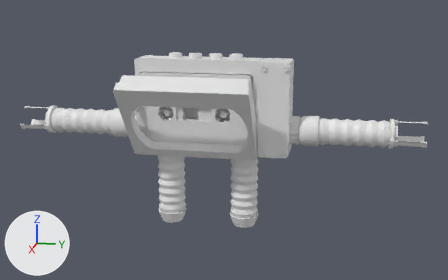
A saved change to the Blender file .blend/casette1.blend.
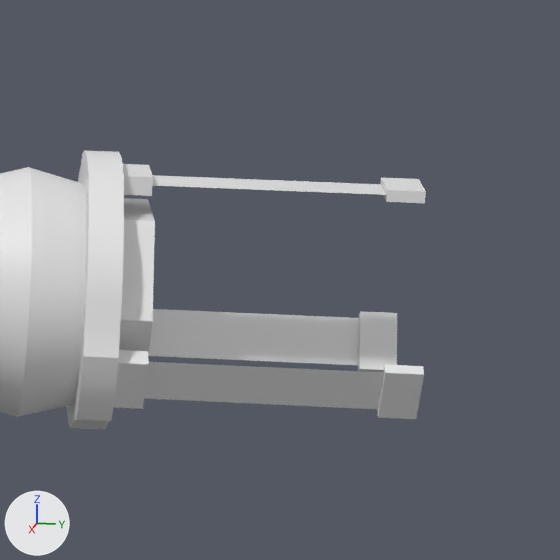
The first picture shows the older version from a camera (50 mm lens) standing at (23.74, 5.93, 4.77) and looking at (0.41, 1.27, -1.06). The close-ups show both versions on the part from 85% to 99% of the width and 36% to 58% of the height of that picture; other places that the commit changed are outside them. Lighting does not change. The marker at lower left points along +X, +Y and +Z.
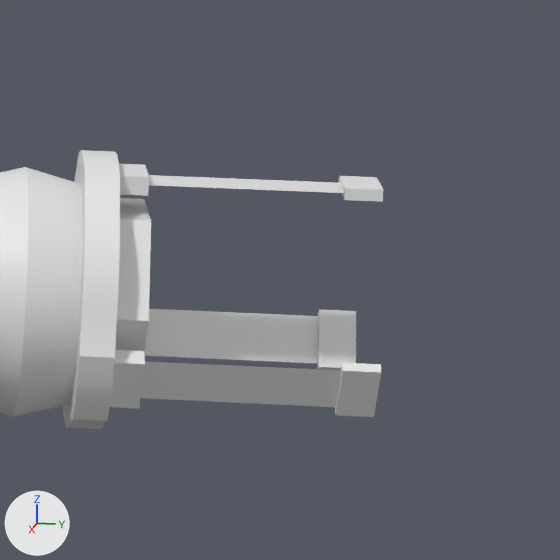
Pixel boxes [x1, y1, x2, y2] of what changed, in the close-ups (560 x 560 px; the box of a moved part takes in the faces that stretch with it):
'Cylinder.019', moved, turned, rescaled: before [0, 167, 87, 417]; after [0, 167, 83, 417]
'Plane.004', reshaped, moved, turned, rescaled: before [148, 309, 359, 365]; after [141, 362, 342, 407]
'Plane.005', reshaped, moved, turned, rescaled: before [144, 362, 384, 409]; after [145, 309, 319, 363]
'Cylinder.021', moved, turned, rescaled: before [67, 150, 124, 429]; after [63, 150, 120, 429]
'Cylinder.020', moved, turned, rescaled: before [119, 198, 155, 354]; after [115, 198, 151, 354]
'Cube.018', moved, turned, rescaled: before [377, 364, 424, 419]; after [317, 310, 356, 370]
'Cube.017', moved, turned, rescaled: before [358, 311, 397, 372]; after [335, 362, 381, 417]
'Cube.019', moved, turned, rescaled: before [380, 177, 426, 203]; after [339, 176, 384, 202]
'Cube.014', moved, turned, rescaled: before [123, 164, 153, 196]; after [119, 164, 149, 196]
part 1 of me_plane_006, moved or reshaped: before [153, 175, 386, 195]; after [149, 175, 344, 193]
part 2 of me_plane_007, moved or reshaped: before [148, 309, 359, 365]; after [142, 362, 342, 407]
part 3 of me_plane_008, moved or reshaped: before [145, 362, 384, 409]; after [145, 309, 319, 363]
'Cube.015', unchanged, uncovered by the edit: after [110, 350, 145, 409]
'Cube.016', unchanged, covered by the edit: before [114, 350, 149, 409]

What changed in the scene script:
```text
Change me_plane_006:
    used by ob_plane_003; location = (-0.505, 8.341, -0.247); rotation_euler = (0.0, 0.0, 3.142), in degrees (0, 0, 180); scale = (0.106, 0.578, 1.16)
    remove me_plane_006.from_pydata(...)  # 20 vertices, 9 faces; spans x -1.0..1.0, y -1.0..1.0, z 0.0
    add me_plane_006.from_pydata(...)  # 20 vertices, 9 faces; spans x -1.0..1.0, y -0.62..1.0, z 0.0
    me_plane_006 part 1: 16 of 20 vertices moved; they spanned x -1.0..1.0, y -1.0..0.56, z 0.0 and now span x -1.0..1.0, y -0.62..0.72, z 0.0; mean shift (0.0, 0.31, 0.0); largest move (-1.0, -1.0, 0.0) -> (-1.0, -0.62, 0.0)
Change me_plane_007:
    used by ob_plane_004; location = (-0.943, 8.341, -1.007); rotation_euler = (0.0, 2.094, 3.142), in degrees (0, 120, 180); scale = (0.106, 0.578, 1.16)
    remove me_plane_007.from_pydata(...)  # 20 vertices, 9 faces; spans x -1.0..1.0, y -1.0..1.0, z 0.0
    add me_plane_007.from_pydata(...)  # 20 vertices, 9 faces; spans x -1.0..1.0, y -0.62..1.0, z 0.0
    me_plane_007 part 2: 16 of 20 vertices moved; they spanned x -1.0..1.0, y -1.0..0.56, z 0.0 and now span x -1.0..1.0, y -0.62..0.72, z 0.0; mean shift (0.0, 0.31, 0.0); largest move (-1.0, -1.0, 0.0) -> (-1.0, -0.62, 0.0)
Change me_plane_008:
    used by ob_plane_005; location = (-0.066, 8.341, -1.007); rotation_euler = (0.0, 4.189, 3.142), in degrees (0, 240, 180); scale = (0.106, 0.578, 1.16)
    remove me_plane_008.from_pydata(...)  # 20 vertices, 9 faces; spans x -1.0..1.0, y -1.0..1.0, z 0.0
    add me_plane_008.from_pydata(...)  # 20 vertices, 9 faces; spans x -1.0..1.0, y -0.62..1.0, z 0.0
    me_plane_008 part 3: 16 of 20 vertices moved; they spanned x -1.0..1.0, y -1.0..0.56, z 0.0 and now span x -1.0..1.0, y -0.62..0.72, z 0.0; mean shift (0.0, 0.31, 0.0); largest move (-1.0, -1.0, 0.0) -> (-1.0, -0.62, 0.0)
Change ob_cylinder_019:
    ob_cylinder_019.location: (-0.505, 6.232, -0.754) -> (-0.506, 6.217, -0.754)
    ob_cylinder_019.rotation_euler: (1.571, 0.0, 3.142) -> (1.571, 0.0, 0.0)  # degrees (90, 0, 180) -> degrees (90, 0, 0)
    ob_cylinder_019.scale: (0.469, 0.469, 1.39) -> (0.469, 0.469, -1.39)
Change ob_cylinder_020:
    ob_cylinder_020.location: (-0.505, 7.809, -0.754) -> (-0.506, 7.794, -0.754)
    ob_cylinder_020.rotation_euler: (4.712, -1.571, 0.0) -> (1.571, -1.571, 0.0)  # degrees (270, -90, 0) -> degrees (90, -90, 0)
    ob_cylinder_020.scale: (0.437, 0.437, 0.091) -> (0.437, 0.437, -0.091)
Change ob_cube_014:
    ob_cube_014.location: (-0.505, 7.806, -0.247) -> (-0.506, 7.791, -0.247)
    ob_cube_014.rotation_euler: (3.142, -1.571, 0.0) -> (0.0, -1.571, 0.0)  # degrees (180, -90, 0) -> degrees (0, -90, 0)
    ob_cube_014.scale: (0.0399, 0.0764, 0.128) -> (0.0399, -0.0764, 0.128)
Change ob_plane_004:
    ob_plane_004.location: (-0.943, 8.341, -1.007) -> (-0.068, 8.325, -1.007)
    ob_plane_004.rotation_euler: (0.0, 2.094, 3.142) -> (0.0, 2.094, 0.0)  # degrees (0, 120, 180) -> degrees (0, 120, 0)
    ob_plane_004.scale: (0.106, 0.578, 1.16) -> (0.106, -0.578, 1.16)
Change ob_plane_005:
    ob_plane_005.location: (-0.066, 8.341, -1.007) -> (-0.945, 8.325, -1.007)
    ob_plane_005.rotation_euler: (0.0, 4.189, 3.142) -> (0.0, 4.189, 0.0)  # degrees (0, 240, 180) -> degrees (0, 240, 0)
    ob_plane_005.scale: (0.106, 0.578, 1.16) -> (0.106, -0.578, 1.16)
Change ob_cube_017:
    ob_cube_017.location: (-0.943, 8.903, -1.007) -> (-0.068, 8.734, -1.007)
    ob_cube_017.rotation_euler: (0.0, 0.524, 3.142) -> (0.0, 0.524, 0.0)  # degrees (0, 30, 180) -> degrees (0, 30, 0)
    ob_cube_017.scale: (0.025, 0.0764, 0.128) -> (0.025, -0.0764, 0.128)
Change ob_cube_018:
    ob_cube_018.location: (-0.066, 8.903, -1.007) -> (-0.945, 8.734, -1.007)
    ob_cube_018.rotation_euler: (0.0, 2.618, 3.142) -> (0.0, 2.618, 0.0)  # degrees (0, 150, 180) -> degrees (0, 150, 0)
    ob_cube_018.scale: (0.025, 0.0764, 0.128) -> (0.025, -0.0764, 0.128)
Change ob_cube_019:
    ob_cube_019.location: (-0.505, 8.903, -0.247) -> (-0.506, 8.734, -0.247)
    ob_cube_019.rotation_euler: (3.142, 4.712, 0.0) -> (0.0, 4.712, 0.0)  # degrees (180, 270, 0) -> degrees (0, 270, 0)
    ob_cube_019.scale: (0.025, 0.0764, 0.128) -> (0.025, -0.0764, 0.128)
Change ob_cylinder_021:
    ob_cylinder_021.location: (-0.505, 7.663, -0.754) -> (-0.506, 7.647, -0.754)
    ob_cylinder_021.rotation_euler: (1.571, 0.0, 3.142) -> (1.571, 0.0, 0.0)  # degrees (90, 0, 180) -> degrees (90, 0, 0)
    ob_cylinder_021.scale: (0.453, 0.453, 1.69) -> (0.453, 0.453, -1.69)
```
